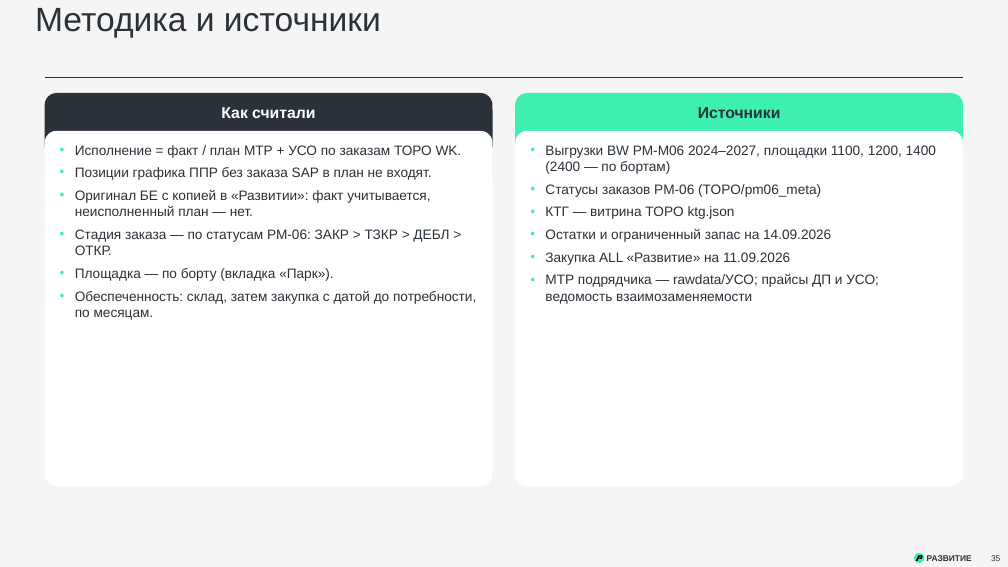
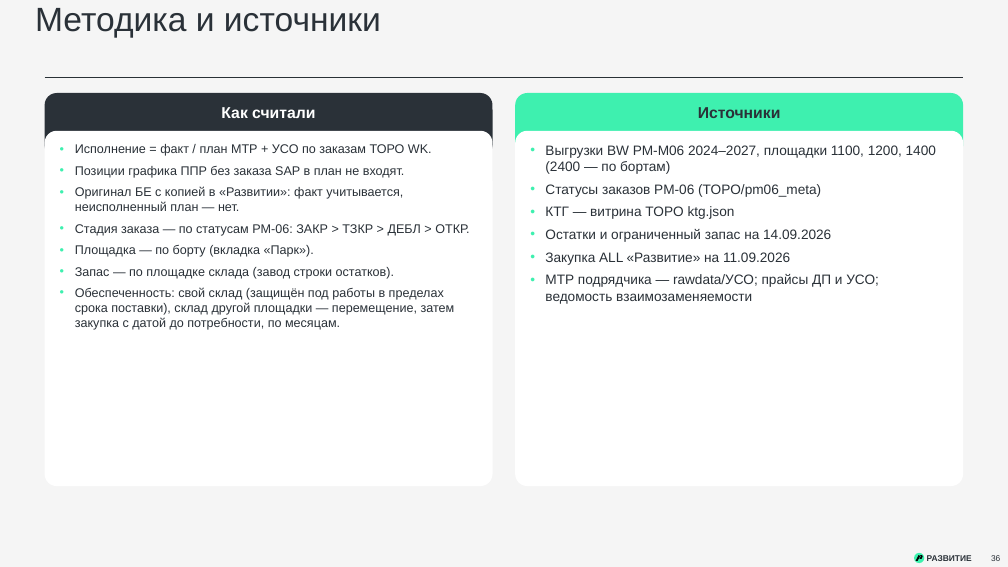
Before and after one commit to victorekuznetsov/TZ, a slide deck: slide 36 of exports/WK_ispolnenie_2024-2026_plan_2027.pptx (slide 35 before the commit). Drawn at 1008x567 pixels with LibreOffice and Linux fonts; fonts in the diff are those of the drawing. Boxes give left, top, right and bottom in pixels: in the first picture for what was removed or moved away, otherwise in the second. Text is boxed around its words. In the diff, an @@ line names an element or a change of style, - is before the commit and + after.

```diff
--- a/exports/WK_ispolnenie_2024-2026_plan_2027.pptx
+++ b/exports/WK_ispolnenie_2024-2026_plan_2027.pptx
@@ text at [75,144,469,257]: size 13 to 12 pt in "Исполнение = факт / план МТР + ...", "Позиции графика ППР без заказа SAP в ...", "Оригинал БЕ с копией в «Развитии»: факт ...", "Стадия заказа — по статусам PM-06: ЗАКР ..." and 1 more places @@
@@ text at [75,267,455,330]: text changed; size 13 to 12 pt @@
-• Обеспеченность: склад, затем закупка с датой до потребности, по месяцам.
+• Запас — по площадке склада (завод строки остатков).
+• Обеспеченность: свой склад (защищён под работы в пределах срока поставки), склад другой площадки — перемещение, затем закупка с датой до потребности, по месяцам.
```
Also in this commit, not shown: 11 other slides changed, 2 slides added, 1 slide removed, 2 other files.
